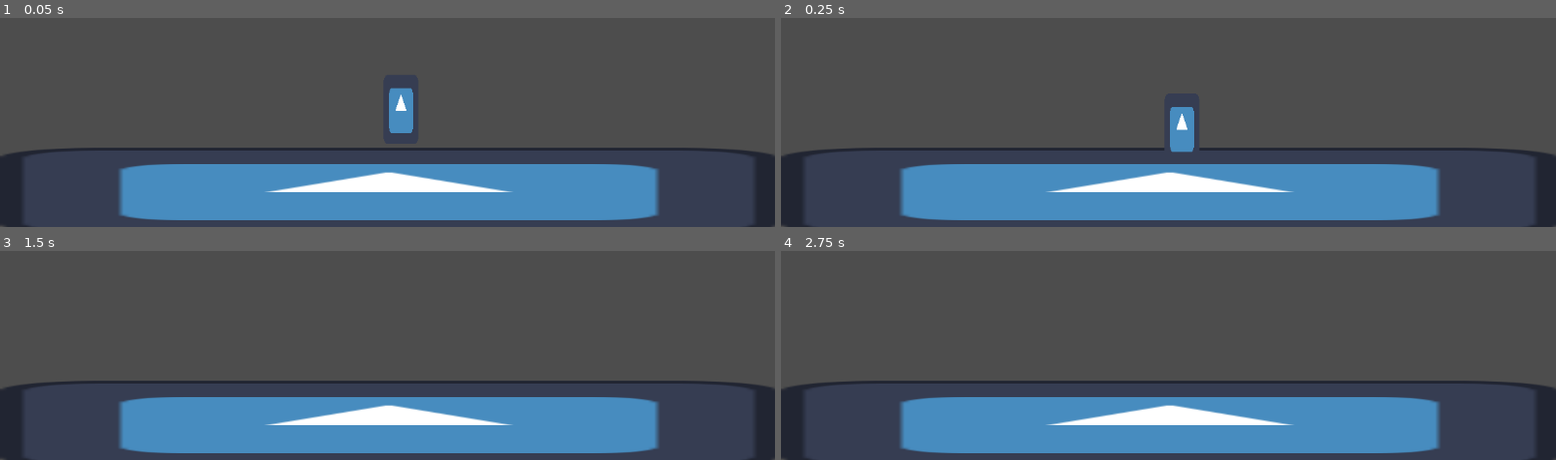
Above: before the commit, frames 1-4 (two rows, left to right).
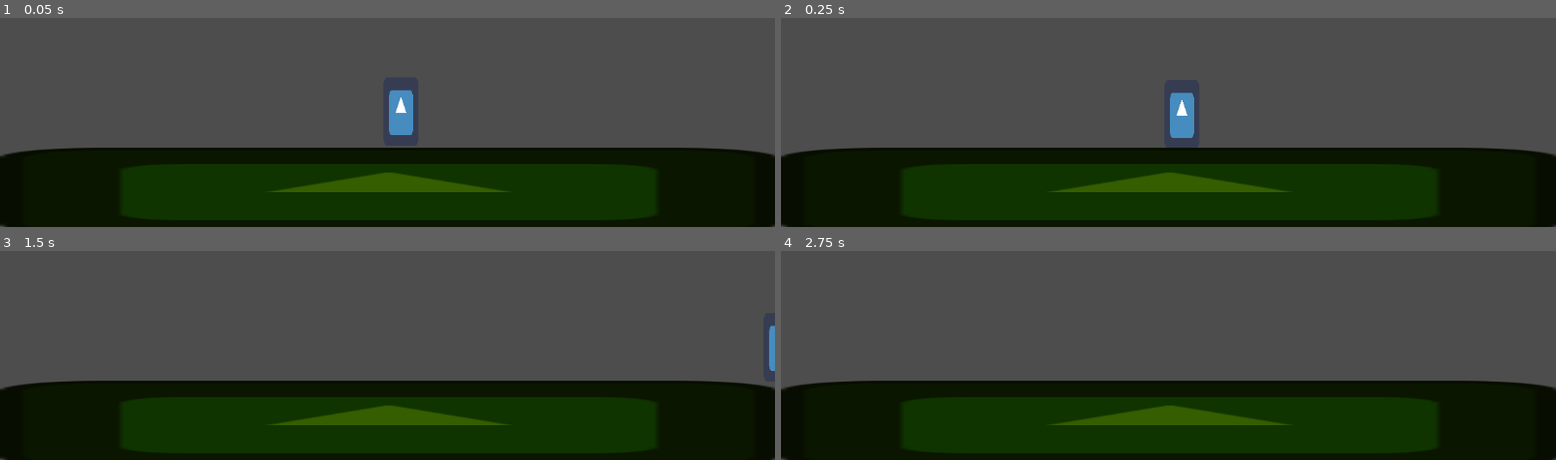
Above: after the commit, the same moments.

Repository: MauroMelender/recrear-movimiento
Game: Godot game, scene res://main.tscn
Two runs of this game, one before a commit and one after it. Both use one fixed random seed, a clock stepped at 60 frames per second and the inputs below. The engine's default icon, where the game draws it, is replaced by a stand-in: a white triangle on a blue panel in a dark square.
Inputs:
- Up to frame 1 (0.05 s): no input
- Up to frame 2 (0.25 s): no input
- Up to frame 3 (1.5 s): tap Enter (ui_accept) at 0.5, 0.77 s; hold Right (ui_right) from 0.53 s (still down)
- Up to frame 4 (2.75 s): tap Enter (ui_accept) at 1.52, 2 s; release Right (ui_right) at 2.03 s; hold Left (ui_left) from 2.03 s (still down)

The runs differ from the first frame. In frame 1, 38% of the frame differs, in the area x 0-100%, y 33-100%; in frame 2, 38%, in the area x 0-100%, y 35-100%; in frame 3, 38%; in frame 4, 38%.
Error before the commit: Invalid access to property or key 'animation' on a base object of type 'CharacterBody2D (Player)'. (res://player_control.gd:21)
Error after the commit: Trying to assign value of type 'AnimatedSprite2D' to a variable of type 'AnimationPlayer'. (res://player.gd:8)

Commit message:
No se ni que estoy haciendo

Diff:
--- a/main.tscn
+++ b/main.tscn
@@ -8,18 +8,18 @@
 
 [node name="Main" type="Node" unique_id=422831749]
 
-[node name="Area2D" type="Area2D" parent="." unique_id=1443800324]
-position = Vector2(580, 594)
-metadata/_edit_group_ = true
-
-[node name="CollisionShape2D" type="CollisionShape2D" parent="Area2D" unique_id=1209893929]
-shape = SubResource("RectangleShape2D_0xm2m")
-
-[node name="Sprite2D" type="Sprite2D" parent="Area2D" unique_id=1524700821]
-position = Vector2(-2, 0)
-scale = Vector2(9.0625, 1)
-texture = ExtResource("1_ig7tw")
-
 [node name="CharacterBody2D" parent="." unique_id=1481881666 instance=ExtResource("2_0xm2m")]
 position = Vector2(596, 472)
 motion_mode = 0
+
+[node name="StaticBody2D" type="StaticBody2D" parent="." unique_id=1883965058]
+
+[node name="CollisionShape2D" type="CollisionShape2D" parent="StaticBody2D" unique_id=1209893929]
+position = Vector2(580, 594)
+shape = SubResource("RectangleShape2D_0xm2m")
+
+[node name="Sprite2D" type="Sprite2D" parent="StaticBody2D" unique_id=1524700821]
+modulate = Color(0.20737365, 0.36979708, 0, 1)
+position = Vector2(578, 594)
+scale = Vector2(9.0625, 1)
+texture = ExtResource("1_ig7tw")
--- a/player.gd
+++ b/player.gd
@@ -1,5 +1,15 @@
 extends CharacterBody2D
 class_name Player
+
+@onready var sprite = $AnimationPlayer # Asegúrate que el nombre coincida
+@export var running_speed: float = 300.0
+@export var jump_velocity: float = -400.0 # Ya que estás, puedes exportar el salto
+
+@onready var anim_player: AnimationPlayer = $AnimationPlayer
+
+func play_animation(anim_name: String): #Caja vacia, se rellena en Player control segun el STATE
+	if anim_player.has_animation(anim_name) and anim_player.current_animation != anim_name:
+		anim_player.play(anim_name)
 
 const SPEED = 300.0
 const JUMP_VELOCITY = -400.0
--- a/player_control.gd
+++ b/player_control.gd
@@ -1,45 +1,57 @@
 extends Node
 
-# El Player tenia que tener: class_name Player
+# Esta es la referencia al CharacterBody2D (el Player)
 @onready var player: Player = self.owner
 
+# Obtener la gravedad del proyecto correctamente
 var gravity: float = ProjectSettings.get_setting("physics/2d/default_gravity")
 
 enum STATE {
 	IDLE,
 	RUNNING,
-	JUMPING,
-	CROUCHED
+	JUMPING
 }
 
 var current_state: STATE = STATE.IDLE
 
 func _physics_process(delta: float):
+	# Seguridad: si no encuentra al jugador, no hace nada para no dar error
+	if player == null:
+		return
+
 	match current_state:
 		STATE.IDLE:
 			player.velocity.x = 0
-			player.play_animation(player.animation.idle)
+			player.play_animation("idle") # Asegúrate que en AnimationPlayer se llame "idle"
+
 			if Input.is_action_pressed("ui_left") or Input.is_action_pressed("ui_right"):
 				current_state = STATE.RUNNING
-			elif Input.is_action_just_pressed("ui_up"):
+			elif Input.is_action_just_pressed("ui_up") and player.is_on_floor():
 				current_state = STATE.JUMPING
 
 		STATE.RUNNING:
-			player.velocity.x = Input.get_axis("ui_left", "ui_right") + player.movement_stats.running_speed
-			player.play_animation(player.animation.running)
+			var input_dir = Input.get_axis("ui_left", "ui_right")
+			# Usamos la variable @export que creamos en el Player
+			player.velocity.x = input_dir * player.running_speed
+			player.play_animation("run") # Asegúrate que en AnimationPlayer se llame "run"
 
-			if Input.is_action_pressed("ui_up"):
+			if Input.is_action_just_pressed("ui_up") and player.is_on_floor():
 				current_state = STATE.JUMPING
-			elif not Input.is_action_pressed("ui_left") and not Input.is_action_pressed("ui_right"):
+			elif input_dir == 0:
 				current_state = STATE.IDLE
 
 		STATE.JUMPING:
+			# Aplicamos el impulso del salto (variable @export del Player)
 			if player.is_on_floor():
+				player.velocity.y = player.jump_velocity
+
+			if player.is_on_floor() and player.velocity.y >= 0:
 				current_state = STATE.IDLE
 
-		STATE.CROUCHED:
-			pass
+	# Aplicar gravedad siempre que no esté en el suelo
+	handle_gravity(delta)
 
+	# ¡IMPORTANTE! Esta línea hace que el personaje realmente se mueva
 	player.move_and_slide()
 
 func handle_gravity(delta):
